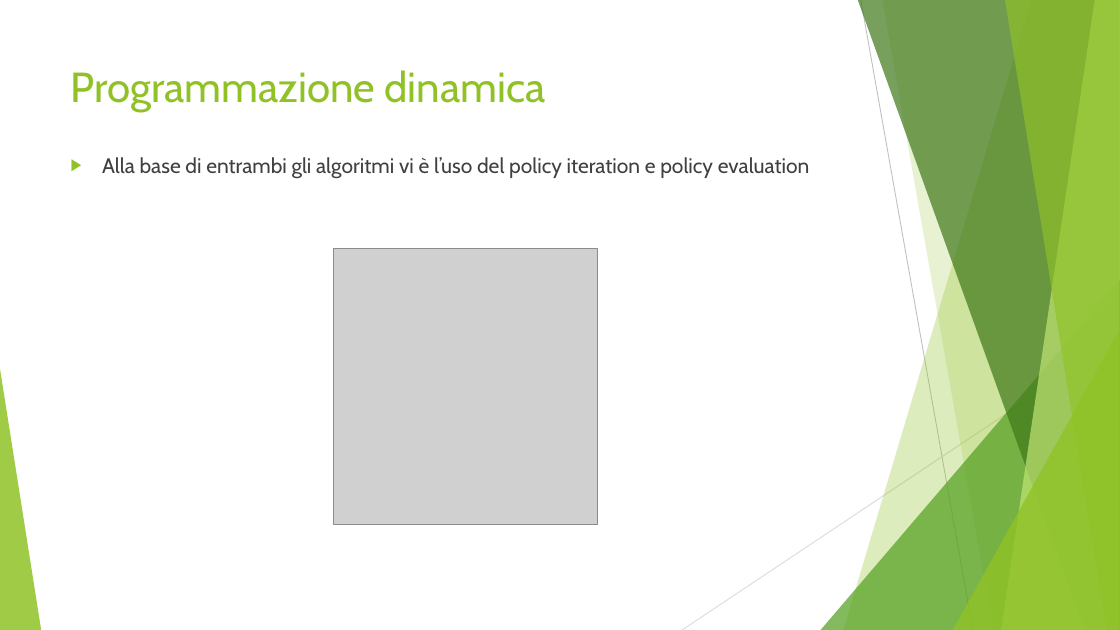
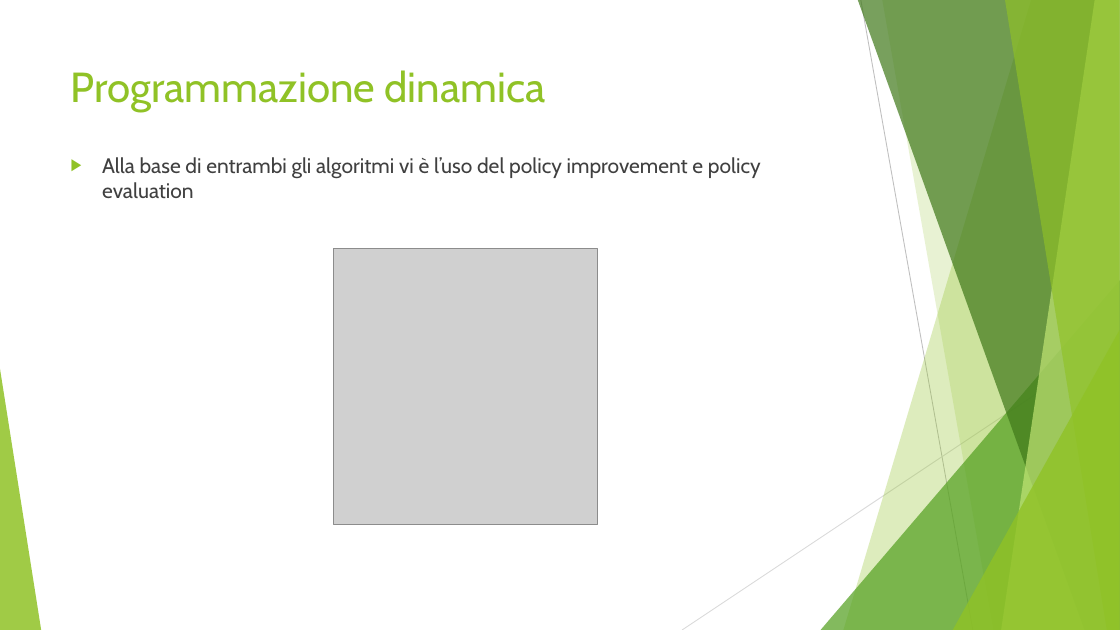
Before and after one commit to costanzagiacona/MRL, a slide deck: slide 8 of Gambler.pptx. Drawn at 1120x630 pixels with LibreOffice and Linux fonts; fonts in the diff are those of the drawing; grey boxes stand for pictures. Boxes give left, top, right and bottom in pixels: in the first picture for what was removed or moved away, otherwise in the second. Text is boxed around its words. In the diff, an @@ line names an element or a change of style, - is before the commit and + after.

```diff
--- a/Gambler.pptx
+++ b/Gambler.pptx
@@ text at (102, 157, 761, 198): text changed @@
-▶ Alla base di entrambi gli algoritmi vi è l’uso del policy iteration e policy evaluation
+▶ Alla base di entrambi gli algoritmi vi è l’uso del policy improvement e policy evaluation
```
Also in this commit, not shown: 4 other slides changed, 1 other file.
